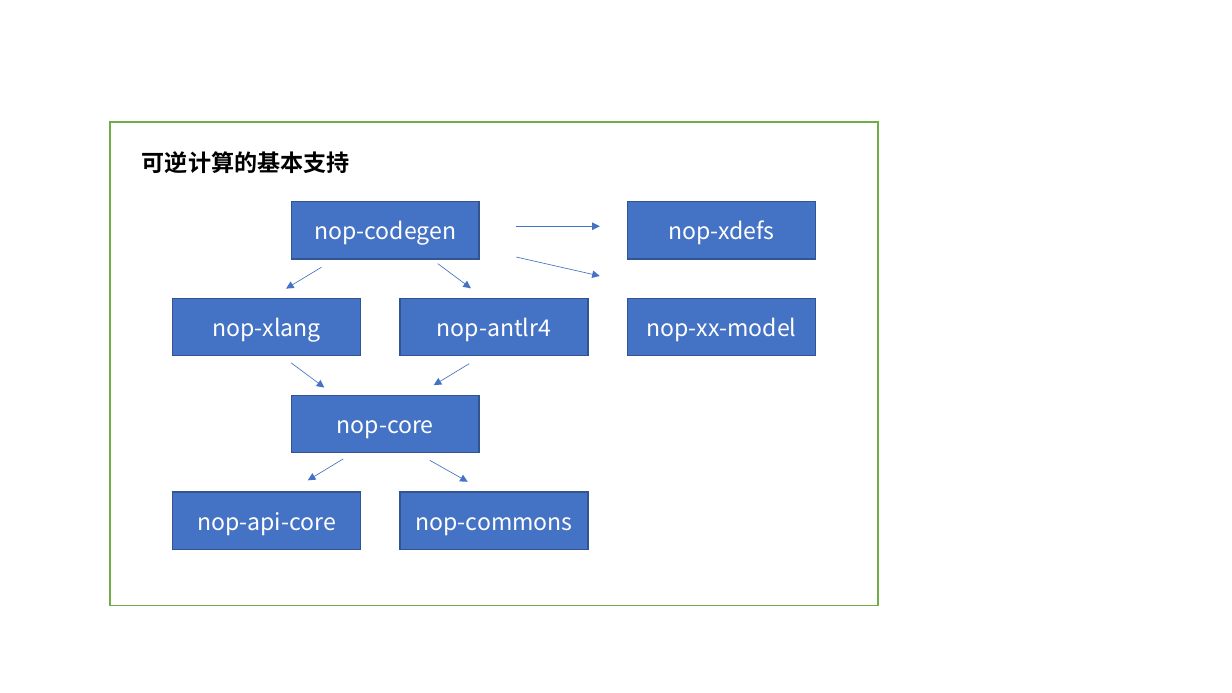
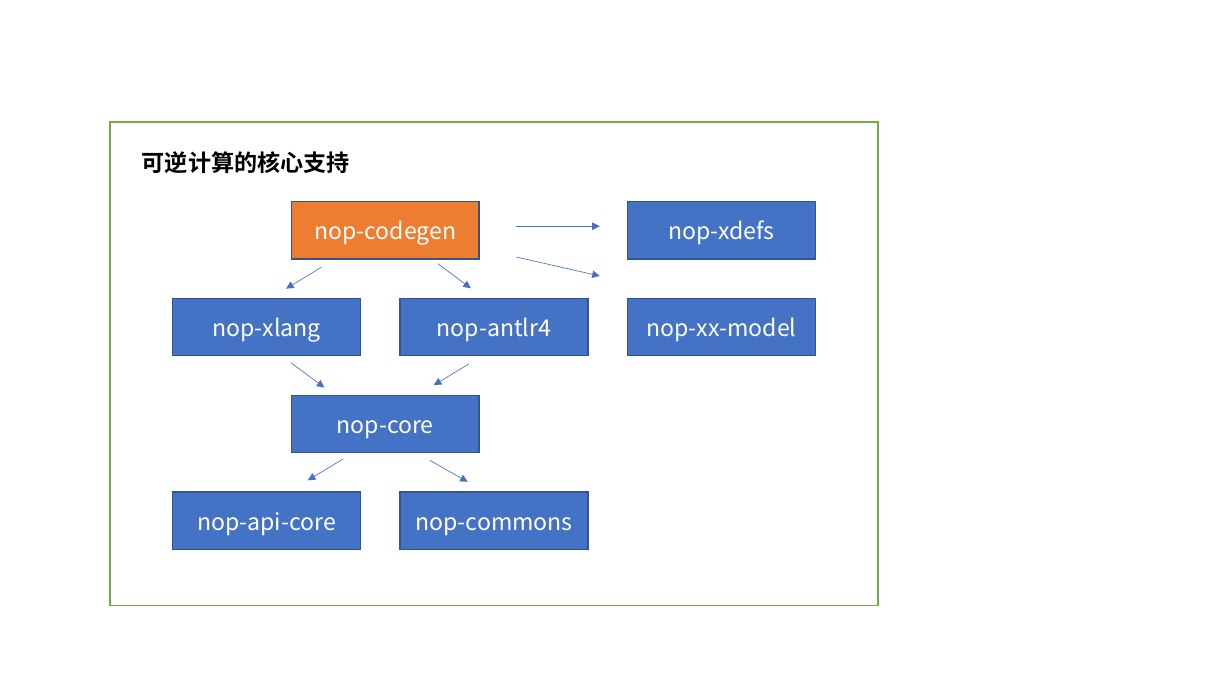
Before and after one commit to entropy-cloud/nop-entropy, a slide deck: slide 1 of docs/ppt/reg-images.pptx. Drawn at 1232x693 pixels with LibreOffice and Linux fonts; fonts in the diff are those of the drawing. Boxes give left, top, right and bottom in pixels: in the first picture for what was removed or moved away, otherwise in the second. Text is boxed around its words. In the diff, an @@ line names an element or a change of style, - is before the commit and + after.

```diff
--- a/docs/ppt/reg-images.pptx
+++ b/docs/ppt/reg-images.pptx
@@ text at bbox=[142, 151, 350, 173]: text changed @@
-可逆计算的基本支持
+可逆计算的核心支持
@@ rectangle "nop-codegen" at bbox=[291, 201, 479, 259]: fill #4472C4 to #ED7D31 @@
```
Also in this commit, not shown: 5 other slides changed, 3 slides added, 13 other files.
